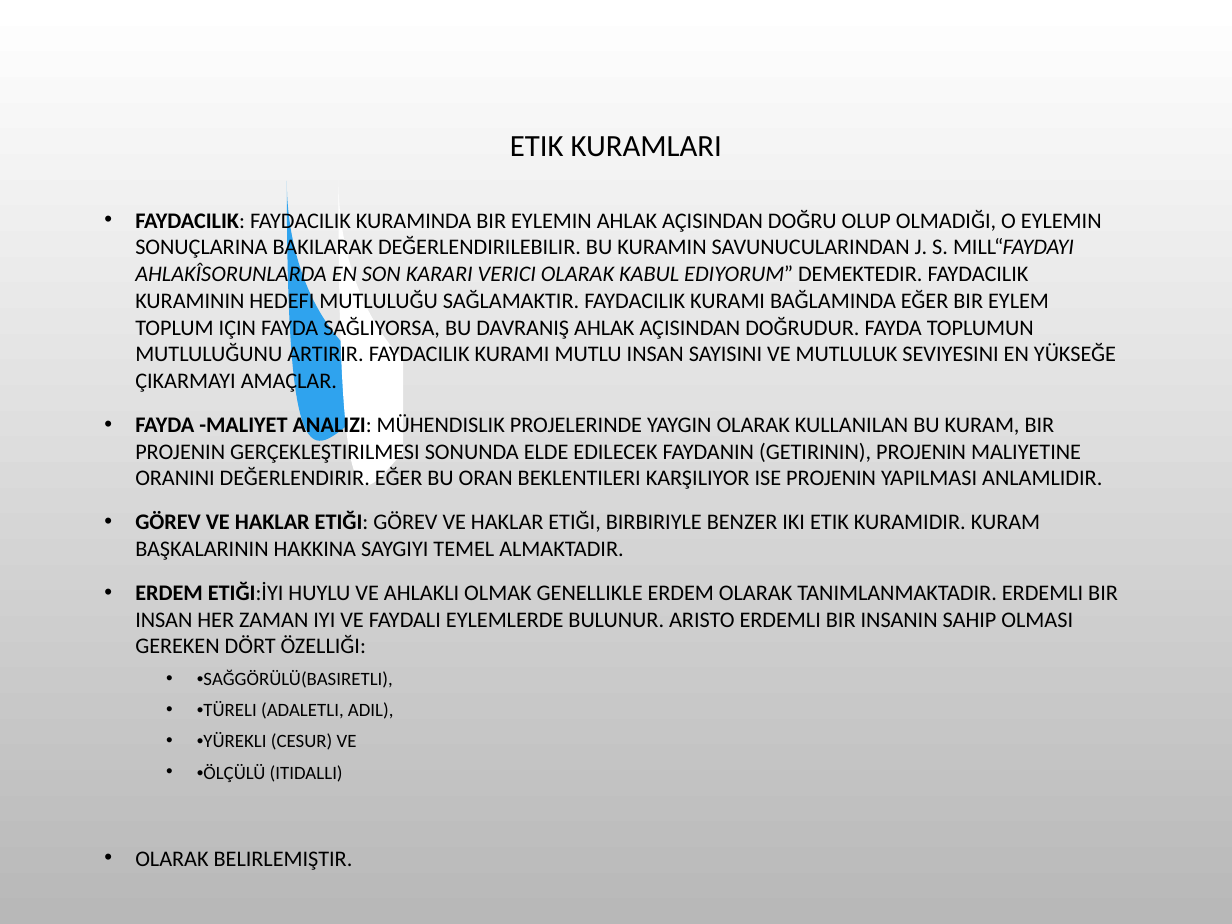
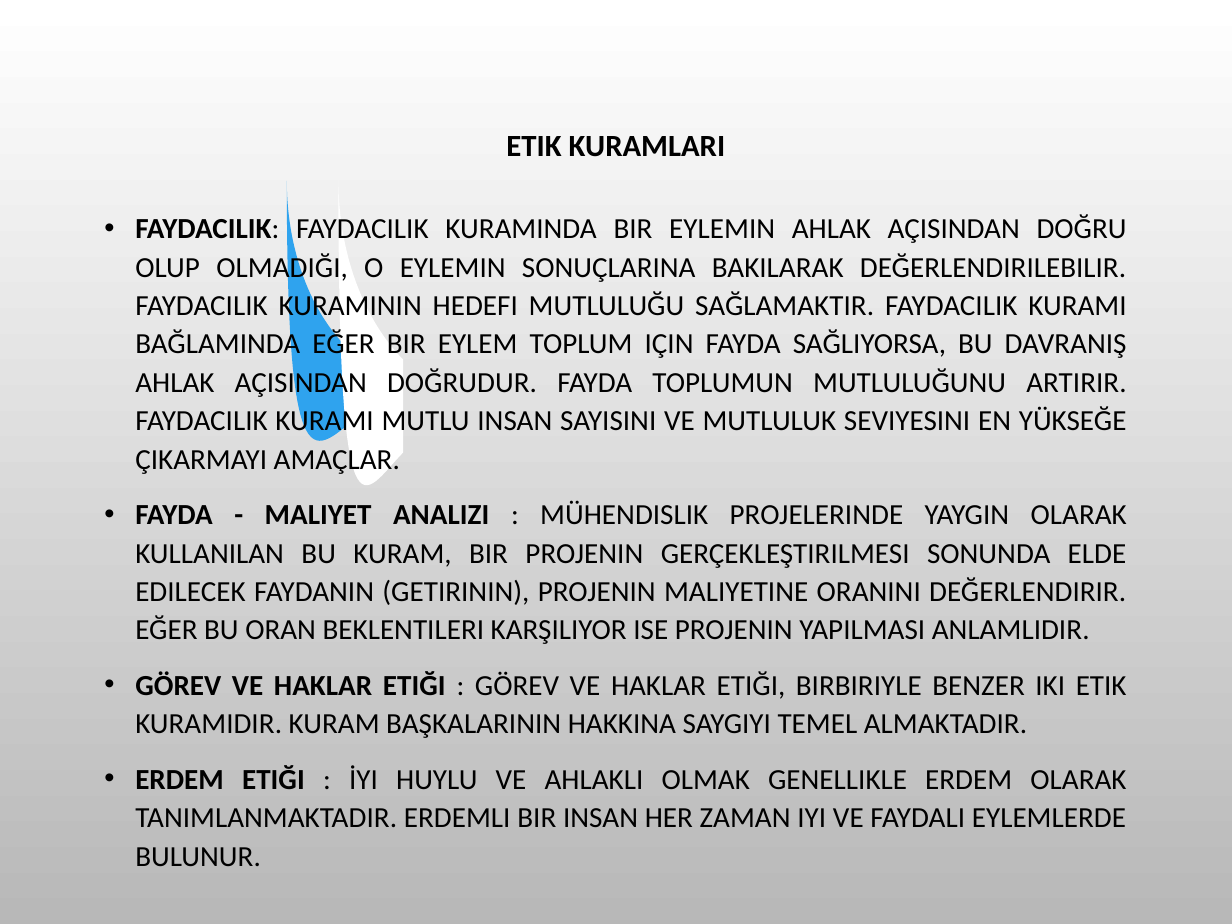
Before and after one commit to SevdanurGENC/20-21-Lecture-Notes, a slide deck: slide 10 of Bilişim Etiği ve Hukuku/2. Bolum - Meslek Etigi.ppt (slide 12 before the commit). Drawn at 1232x924 pixels with LibreOffice and Linux fonts; fonts in the diff are those of the drawing; background and template pictures are left out. Boxes give left, top, right and bottom in pixels: in the first picture for what was removed or moved away, otherwise in the second. Text is boxed around its words. In the diff, an @@ line names an element or a change of style, - is before the commit and + after.

```diff
--- a/Bilişim Etiği ve Hukuku/2. Bolum - Meslek Etigi.ppt
+++ b/Bilişim Etiği ve Hukuku/2. Bolum - Meslek Etigi.ppt
@@ title "ETIK KURAMLARI" at (506, 136, 726, 157): bold on @@
@@ text at (135, 214, 1127, 866): text changed; size 13 to 17 pt @@
-• FAYDACILIK: FAYDACILIK KURAMINDA BIR EYLEMIN AHLAK AÇISINDAN DOĞRU OLUP OLMADIĞI, O EYLEMIN SONUÇLARINA BAKILARAK DEĞERLENDIRILEBILIR. BU KURAMIN SAVUNUCULARINDAN J. S. MILL“FAYDAYI AHLAKÎSORUNLARDA EN SON KARARI VERICI OLARAK KABUL EDIYORUM” DEMEKTEDIR. FAYDACILIK KURAMININ HEDEFI MUTLULUĞU SAĞLAMAKTIR. FAYDACILIK KURAMI BAĞLAMINDA EĞER BIR EYLEM TOPLUM IÇIN FAYDA SAĞLIYORSA, BU DAVRANIŞ AHLAK AÇISINDAN DOĞRUDUR. FAYDA TOPLUMUN MUTLULUĞUNU ARTIRIR. FAYDACILIK KURAMI MUTLU INSAN SAYISINI VE MUTLULUK SEVIYESINI EN YÜKSEĞE ÇIKARMAYI AMAÇLAR.
-• FAYDA -MALIYET ANALIZI: MÜHENDISLIK PROJELERINDE YAYGIN OLARAK KULLANILAN BU KURAM, BIR PROJENIN GERÇEKLEŞTIRILMESI SONUNDA ELDE EDILECEK FAYDANIN (GETIRININ), PROJENIN MALIYETINE ORANINI DEĞERLENDIRIR. EĞER BU ORAN BEKLENTILERI KARŞILIYOR ISE PROJENIN YAPILMASI ANLAMLIDIR.
-• GÖREV VE HAKLAR ETIĞI: GÖREV VE HAKLAR ETIĞI, BIRBIRIYLE BENZER IKI ETIK KURAMIDIR. KURAM BAŞKALARININ HAKKINA SAYGIYI TEMEL ALMAKTADIR.
-• ERDEM ETIĞI:İYI HUYLU VE AHLAKLI OLMAK GENELLIKLE ERDEM OLARAK TANIMLANMAKTADIR. ERDEMLI BIR INSAN HER ZAMAN IYI VE FAYDALI EYLEMLERDE BULUNUR. ARISTO ERDEMLI BIR INSANIN SAHIP OLMASI GEREKEN DÖRT ÖZELLIĞI:
-  • •SAĞGÖRÜLÜ(BASIRETLI),
-  • •TÜRELI (ADALETLI, ADIL),
-  • •YÜREKLI (CESUR) VE
-  • •ÖLÇÜLÜ (ITIDALLI)
-• OLARAK BELIRLEMIŞTIR.
+• FAYDACILIK: FAYDACILIK KURAMINDA BIR EYLEMIN AHLAK AÇISINDAN DOĞRU OLUP OLMADIĞI, O EYLEMIN SONUÇLARINA BAKILARAK DEĞERLENDIRILEBILIR. FAYDACILIK KURAMININ HEDEFI MUTLULUĞU SAĞLAMAKTIR. FAYDACILIK KURAMI BAĞLAMINDA EĞER BIR EYLEM TOPLUM IÇIN FAYDA SAĞLIYORSA, BU DAVRANIŞ AHLAK AÇISINDAN DOĞRUDUR. FAYDA TOPLUMUN MUTLULUĞUNU ARTIRIR. FAYDACILIK KURAMI MUTLU INSAN SAYISINI VE MUTLULUK SEVIYESINI EN YÜKSEĞE ÇIKARMAYI AMAÇLAR.
+• FAYDA - MALIYET ANALIZI : MÜHENDISLIK PROJELERINDE YAYGIN OLARAK KULLANILAN BU KURAM, BIR PROJENIN GERÇEKLEŞTIRILMESI SONUNDA ELDE EDILECEK FAYDANIN (GETIRININ), PROJENIN MALIYETINE ORANINI DEĞERLENDIRIR. EĞER BU ORAN BEKLENTILERI KARŞILIYOR ISE PROJENIN YAPILMASI ANLAMLIDIR.
+• GÖREV VE HAKLAR ETIĞI : GÖREV VE HAKLAR ETIĞI, BIRBIRIYLE BENZER IKI ETIK KURAMIDIR. KURAM BAŞKALARININ HAKKINA SAYGIYI TEMEL ALMAKTADIR.
+• ERDEM ETIĞI : İYI HUYLU VE AHLAKLI OLMAK GENELLIKLE ERDEM OLARAK TANIMLANMAKTADIR. ERDEMLI BIR INSAN HER ZAMAN IYI VE FAYDALI EYLEMLERDE BULUNUR.
```
Also in this commit, not shown: 11 other slides changed, 6 slides removed, 3 other files.
